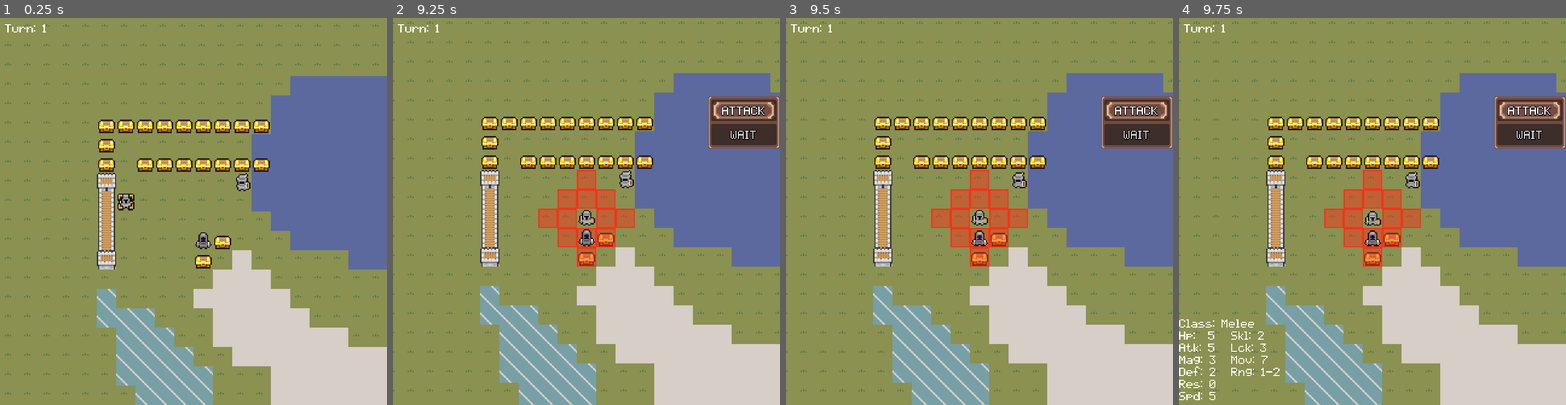
Above: before the commit, frames 1-4 (left to right).
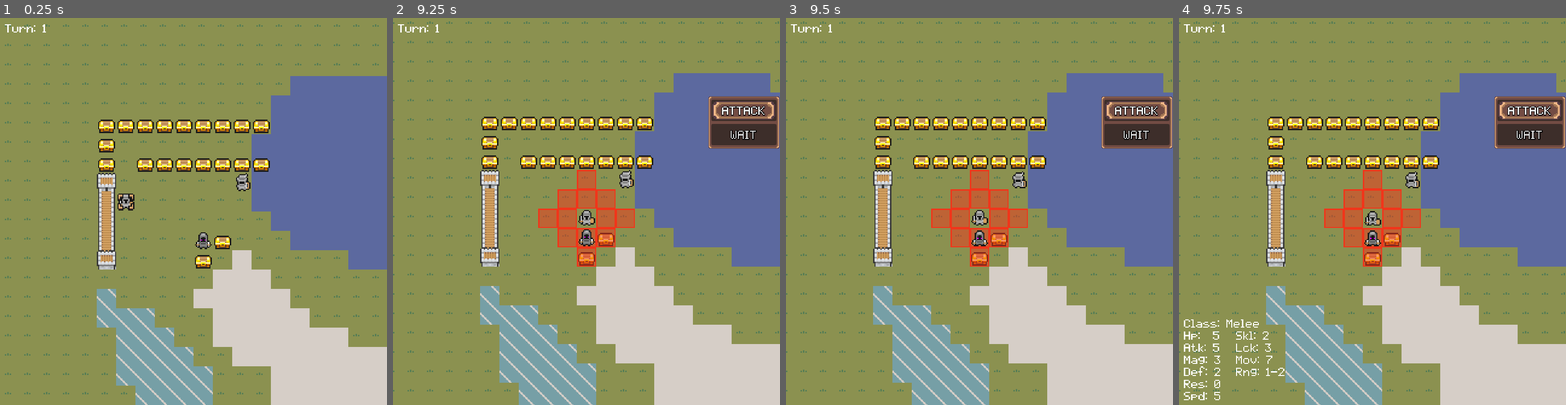
Above: after the commit, the same moments.

Repository: Dz373/Tactical-RPG
Game: Godot game, scene res://board.tscn
Two runs of this game, one before a commit and one after it. Both use one fixed random seed, a clock stepped at 60 frames per second and the inputs below.
Inputs (mouse positions are in pixels of both pictures, inside the frame that each line leads up to):
- Up to frame 1 (0.25 s): no input
- Up to frame 2 (9.25 s): move the mouse to (567, 288) at 0.52 s; hold 1 (cell) 0.53-1.28 s; hold Up (up) 0.53-2.03 s; move the mouse to (702, 269) at 1.27 s; click (702, 269) at 1.35 s; move the mouse to (470, 153) at 2.02 s; hold Shift (stats) 2.03-2.78 s; hold A (left) 2.03-3.53 s; move the mouse to (605, 211) at 2.77 s; tap one key every 1.5 s from 2.85 s: Mouse wheel up (zoom_in) 1 (cell) Shift (stats) Mouse wheel down (zoom_out); move the mouse to (528, 114) at 3.52 s; hold Down (down) 3.53-4.28 s; hold Mouse wheel down (zoom_out) 3.53-4.28 s; move the mouse to (671, 192) at 4.27 s; hold D (right) 4.28-5.03 s; move the mouse to (509, 230) at 5.02 s; press the mouse at (509, 230) at 5.03 s; hold Up (up) 5.03-5.78 s; move the mouse to (625, 126) at 5.77 s; release the mouse at (625, 126) at 5.78 s; hold D (right) 5.78-8.03 s; move the mouse to (567, 288) at 6.52 s; hold Mouse wheel up (zoom_in) 6.53-7.28 s; move the mouse to (702, 269) at 7.27 s; move the mouse to (470, 153) at 8.02 s; hold Down (down) 8.03-8.78 s; hold 1 (cell) 8.03-8.78 s; move the mouse to (605, 211) at 8.77 s; hold A (left) from 8.78 s (still down); click (605, 211) at 8.85 s
- Up to frame 3 (9.5 s): keep holding A (left)
- Up to frame 4 (9.75 s): move the mouse to (1314, 114) at 9.52 s; release A (left) at 9.53 s; hold Up (up) from 9.53 s (still down); hold Shift (stats) from 9.53 s (still down)

Frames 1-3 are identical in both runs. In frame 4, 1.0% of the frame differs, in the area x 0-28%, y 77-99%.

Commit message:
stat menu

Diff:
--- a/Menu/stat_menu.tscn
+++ b/Menu/stat_menu.tscn
@@ -6,6 +6,7 @@
 offset_top = 496.0
 offset_right = 184.0
 offset_bottom = 640.0
+theme_override_constants/margin_left = 8
 theme_override_constants/margin_bottom = 8
 script = ExtResource("1_22gq4")
 
Not shown: 1 places in Menu/canvas_layer.tscn that only renumber resources
Not shown: 1 places in Menu/stat_menu.tscn that only renumber resources
